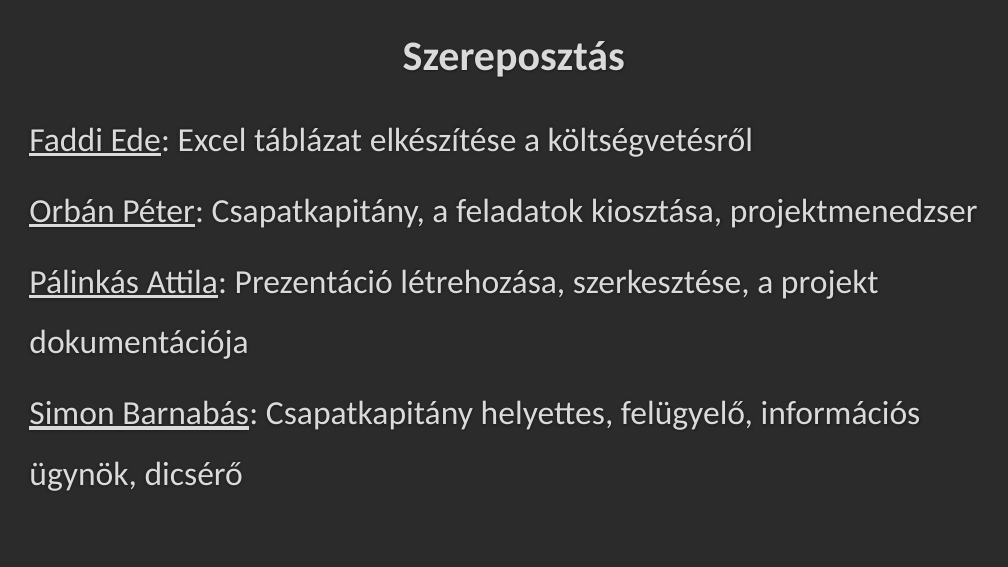
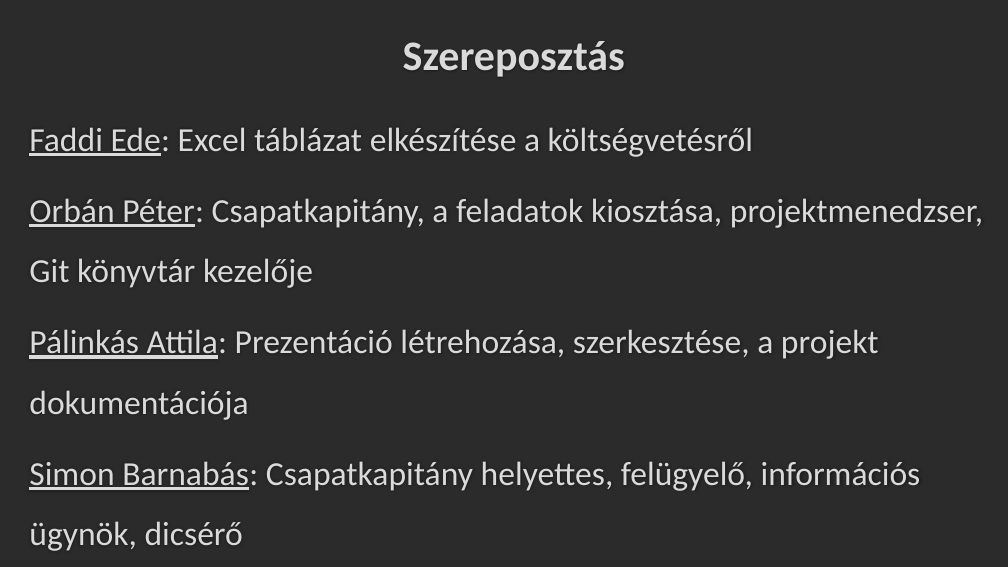
Before and after one commit to Peter-2007/FOPS, a slide deck: slide 2 of FOPS_Osztálykirándulás_Prezentáció.pptx. Drawn at 1008x567 pixels with LibreOffice and Linux fonts; fonts in the diff are those of the drawing; background and template pictures are left out; a plain dark background stands for a picture behind light text. Boxes give left, top, right and bottom in pixels: in the first picture for what was removed or moved away, otherwise in the second. Text is boxed around its words. In the diff, an @@ line names an element or a change of style, - is before the commit and + after.

```diff
--- a/FOPS_Osztálykirándulás_Prezentáció.pptx
+++ b/FOPS_Osztálykirándulás_Prezentáció.pptx
@@ text at (29,198,983,288): text changed @@
-Orbán Péter: Csapatkapitány, a feladatok kiosztása, projektmenedzser
+Orbán Péter: Csapatkapitány, a feladatok kiosztása, projektmenedzser, Git könyvtár kezelője
```
Also in this commit, not shown: 2 other slides changed, 1 slide added, 1 other file.
